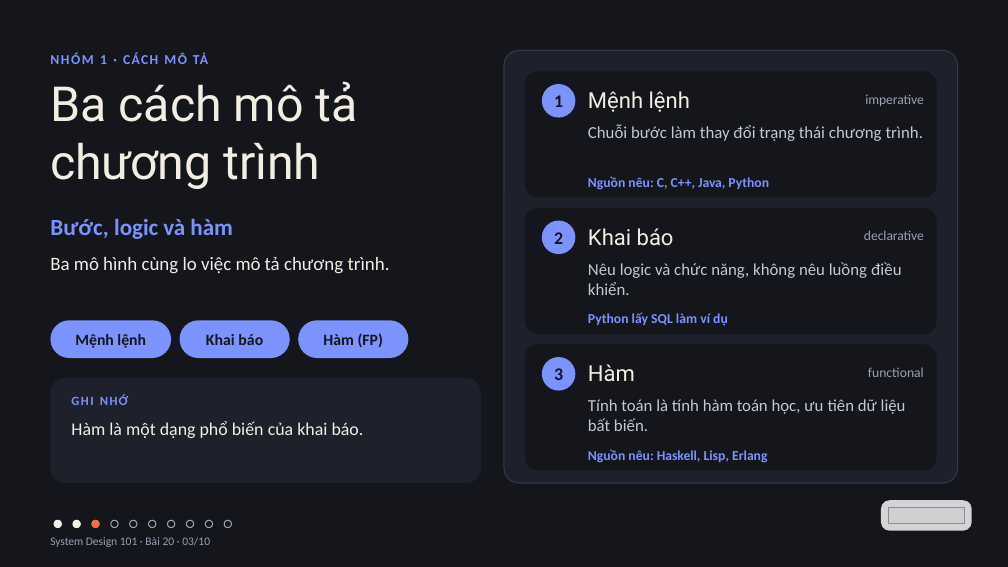
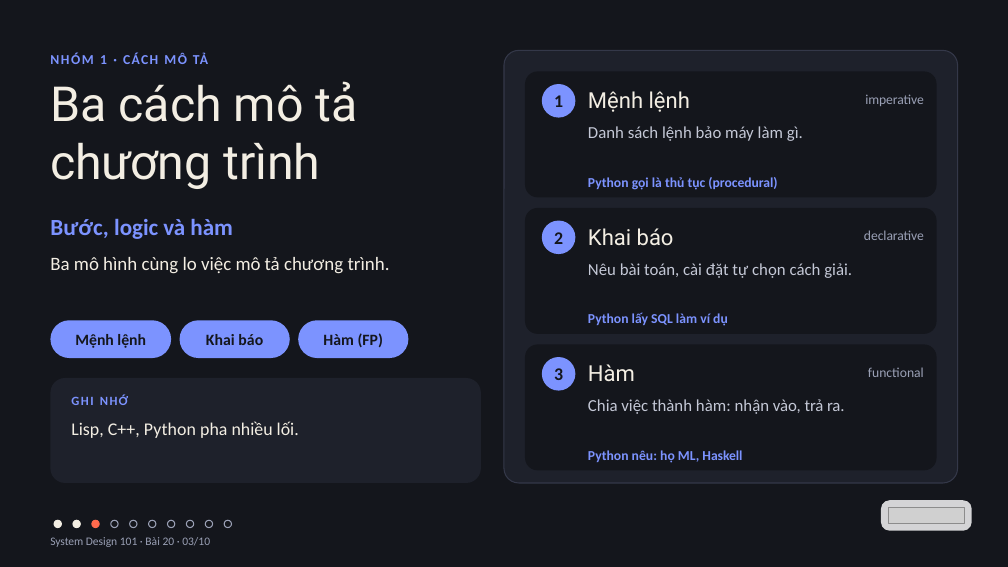
Before and after one commit to vohoailinh90/tool-marketing-studio, a slide deck: slide 3 of system-design-101/vi/lessons/sd-10-020/slides/sd-10-020.pptx. Drawn at 1008x567 pixels with LibreOffice and Linux fonts; fonts in the diff are those of the drawing; grey boxes stand for pictures. Boxes give left, top, right and bottom in pixels: in the first picture for what was removed or moved away, otherwise in the second. Text is boxed around its words. In the diff, an @@ line names an element or a change of style, - is before the commit and + after.

```diff
--- a/system-design-101/vi/lessons/sd-10-020/slides/sd-10-020.pptx
+++ b/system-design-101/vi/lessons/sd-10-020/slides/sd-10-020.pptx
@@ text at bbox=[588, 126, 803, 141]: text changed @@
-Chuỗi bước làm thay đổi trạng thái chương trình.
+Danh sách lệnh bảo máy làm gì.
@@ text at bbox=[588, 177, 777, 190]: text changed @@
-Nguồn nêu: C, C++, Java, Python
+Python gọi là thủ tục (procedural)
@@ text at bbox=[588, 263, 852, 278]: text changed @@
-Nêu logic và chức năng, không nêu luồng điều khiển.
+Nêu bài toán, cài đặt tự chọn cách giải.
@@ text at bbox=[588, 399, 844, 414]: text changed @@
-Tính toán là tính hàm toán học, ưu tiên dữ liệu bất biến.
+Chia việc thành hàm: nhận vào, trả ra.
@@ text at bbox=[71, 421, 299, 438]: text changed @@
-Hàm là một dạng phổ biến của khai báo.
+Lisp, C++, Python pha nhiều lối.
@@ text at bbox=[588, 450, 742, 463]: text changed @@
-Nguồn nêu: Haskell, Lisp, Erlang
+Python nêu: họ ML, Haskell
```
Also in this commit, not shown: 8 other slides changed, 4 other files.
